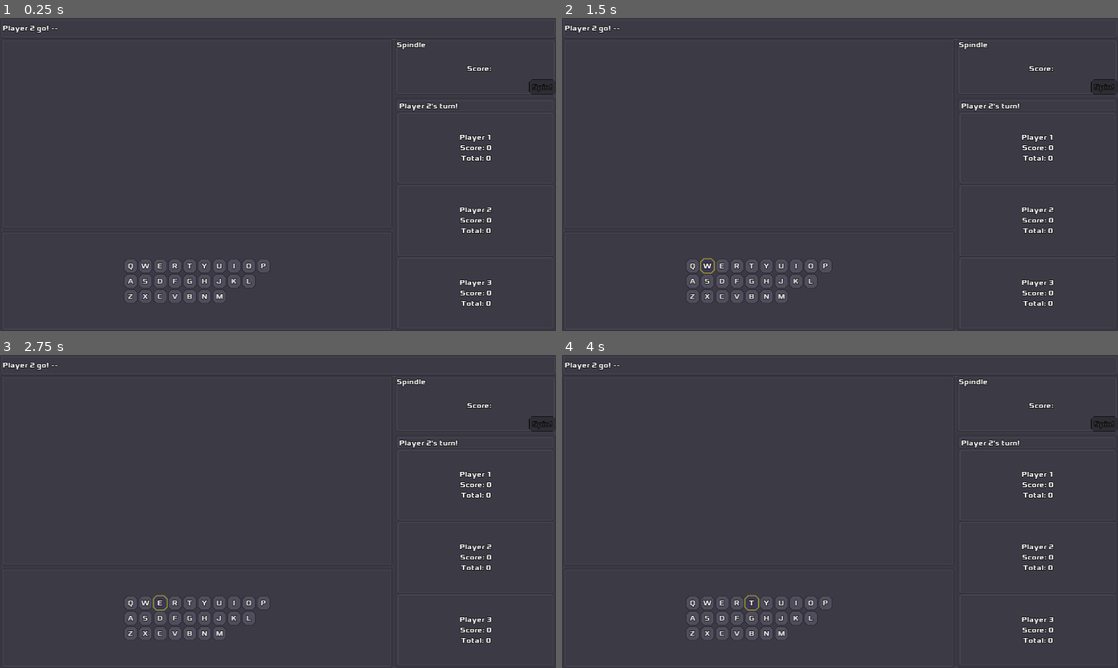
Above: before the commit, frames 1-4 (two rows, left to right).
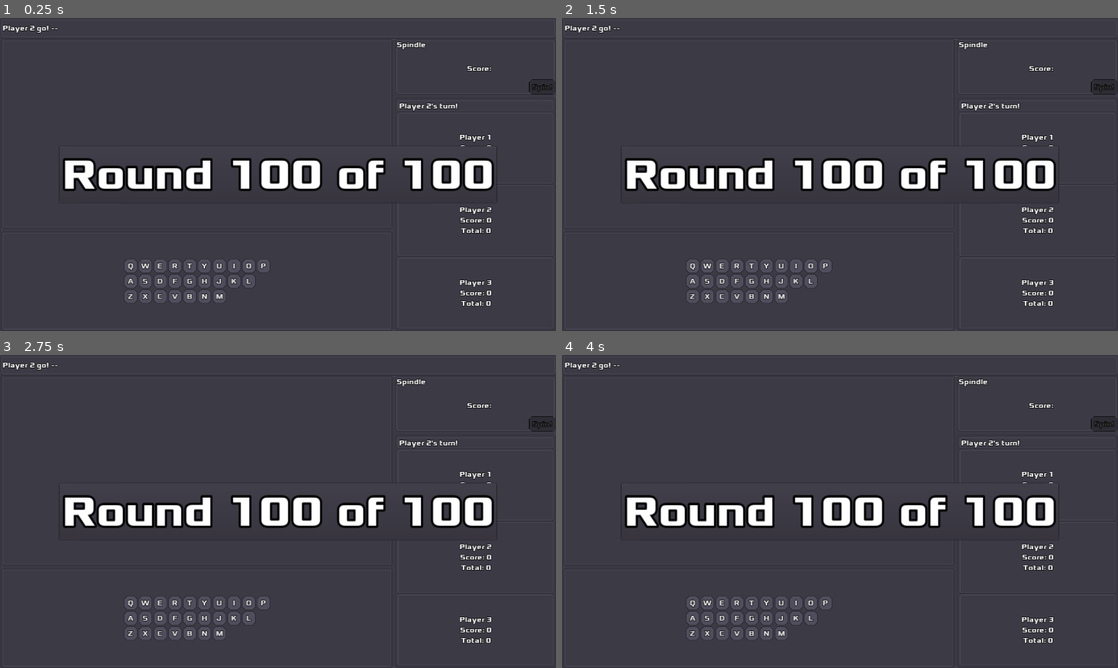
Above: after the commit, the same moments.

Repository: zacryol/spindle-of-serendipity
Game: Godot game, scene res://game/GamePanel.tscn
Two runs of this game, one before a commit and one after it. Both use one fixed random seed, a clock stepped at 60 frames per second and the inputs below. This scene is started directly instead of the project's main scene.
Inputs:
- Up to frame 1 (0.25 s): no input
- Up to frame 2 (1.5 s): click "Q" at 0.5 s; click "W" at 1.25 s
- Up to frame 3 (2.75 s): click "E" at 2 s
- Up to frame 4 (4 s): click "R" at 2.75 s; click "T" at 3.5 s

The runs differ from the first frame. In frame 1, 5.5% of the frame differs, in the area x 11-90%, y 40-60%; in frame 2, 5.5%, in the area x 11-90%, y 40-82%; in frame 3, 5.5%; in frame 4, 5.5%.
Error in both runs: Division By Zero in operator '%'. (res://system/singletons/EntryManager.gd:71)

Commit message:
Added Panelcontainer + Label

Diff:
--- a/godot/game/GamePanel.tscn
+++ b/godot/game/GamePanel.tscn
@@ -7,6 +7,15 @@
 [ext_resource path="res://game/GamePanel.gd" type="Script" id=5]
 [ext_resource path="res://GameTheme.theme" type="Theme" id=6]
 [ext_resource path="res://game/VScreen.tscn" type="PackedScene" id=7]
+[ext_resource path="res://Xolonium-Bold.otf" type="DynamicFontData" id=8]
+
+[sub_resource type="DynamicFont" id=1]
+size = 100
+outline_size = 5
+outline_color = Color( 0, 0, 0, 1 )
+use_mipmaps = true
+use_filter = true
+font_data = ExtResource( 8 )
 
 [node name="GamePanel" type="Control"]
 anchor_right = 1.0
@@ -126,6 +135,39 @@
 [node name="VScreen" parent="." instance=ExtResource( 7 )]
 
 [node name="RoundSign" type="CanvasLayer" parent="."]
+
+[node name="Main" type="Control" parent="RoundSign"]
+anchor_right = 1.0
+anchor_bottom = 1.0
+__meta__ = {
+"_edit_use_anchors_": false
+}
+
+[node name="PanelContainer" type="PanelContainer" parent="RoundSign/Main"]
+anchor_left = 0.5
+anchor_top = 0.5
+anchor_right = 0.5
+anchor_bottom = 0.5
+margin_left = -7.0
+margin_top = -14.0
+margin_right = 7.0
+margin_bottom = 14.0
+grow_horizontal = 2
+grow_vertical = 2
+__meta__ = {
+"_edit_use_anchors_": false
+}
+
+[node name="Label" type="Label" parent="RoundSign/Main/PanelContainer"]
+margin_left = 7.0
+margin_top = 7.0
+margin_right = 1010.0
+margin_bottom = 127.0
+grow_horizontal = 2
+grow_vertical = 2
+custom_fonts/font = SubResource( 1 )
+text = "Round 100 of 100"
+align = 1
 [connection signal="pressed" from="GP/VB/Top/HB/NewG" to="." method="_on_NewG_pressed"]
 [connection signal="pressed" from="GP/VB/Top/HB/Quit" to="." method="_on_Quit_pressed"]
 [connection signal="game_log" from="GP/VB/Game/HSplit/EDKB/EntryDisplay" to="." method="_log"]
Not shown: 1 places in godot/game/GamePanel.tscn that only renumber resources
